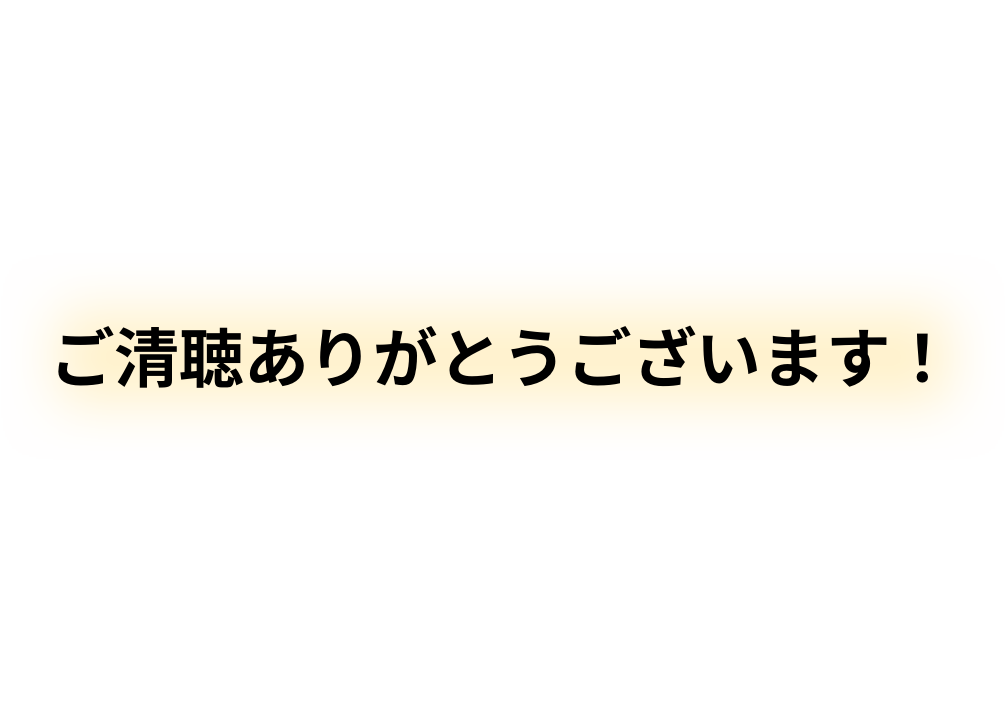
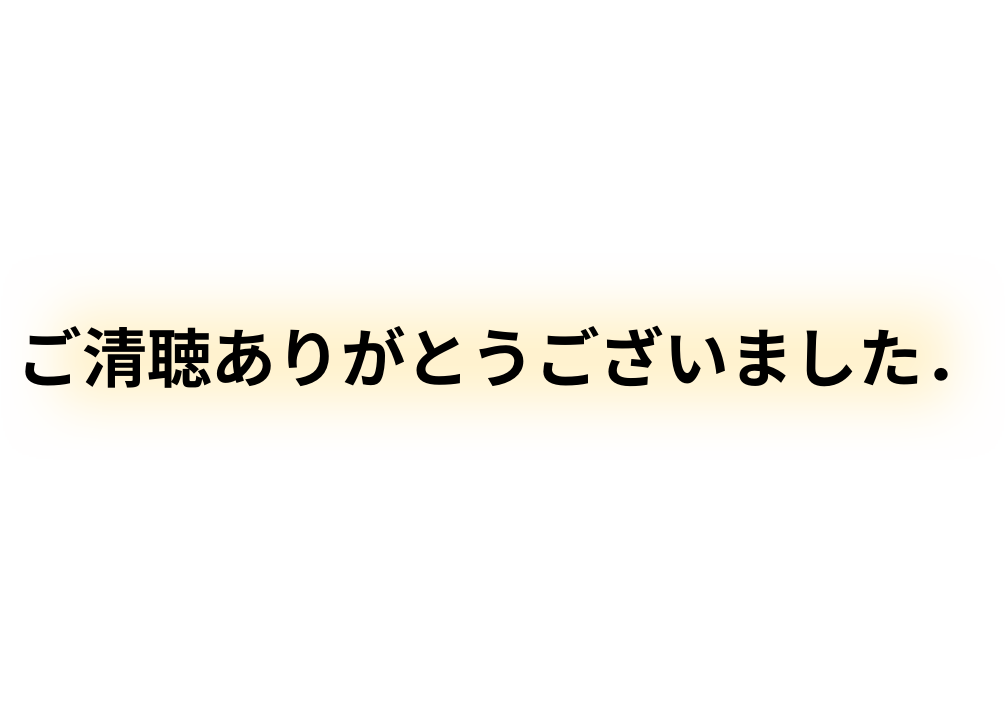
Before and after one commit to Y-teraya/Y-teraya.github.io, a slide deck: slide 18 of Template/template.potx. Drawn at 1008x713 pixels with LibreOffice and Linux fonts; fonts in the diff are those of the drawing. Boxes give left, top, right and bottom in pixels: in the first picture for what was removed or moved away, otherwise in the second. Text is boxed around its words. In the diff, an @@ line names an element or a change of style, - is before the commit and + after.

```diff
--- a/Template/template.potx
+++ b/Template/template.potx
@@ title at [18, 316, 988, 398]: text changed @@
-ご清聴ありがとうございます！
+ご清聴ありがとうございました．
```
Also in this commit, not shown: 5 other slides changed, 7 slides added, 8 slides removed, 8 other files.
